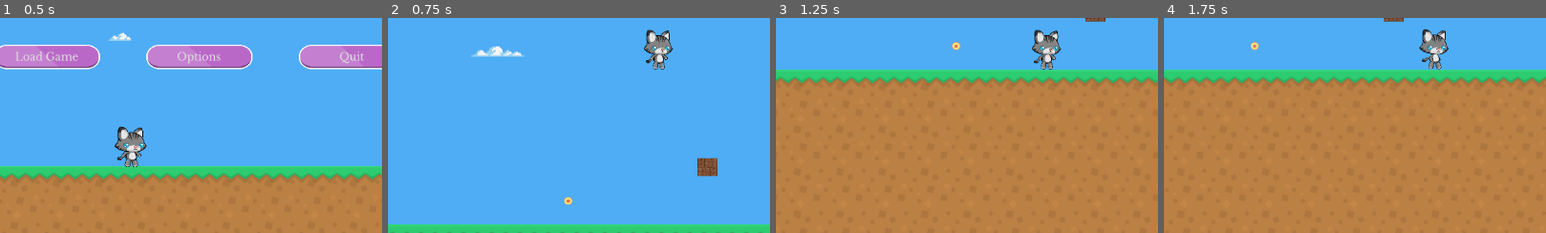
Above: before the commit, frames 1-4 (left to right).
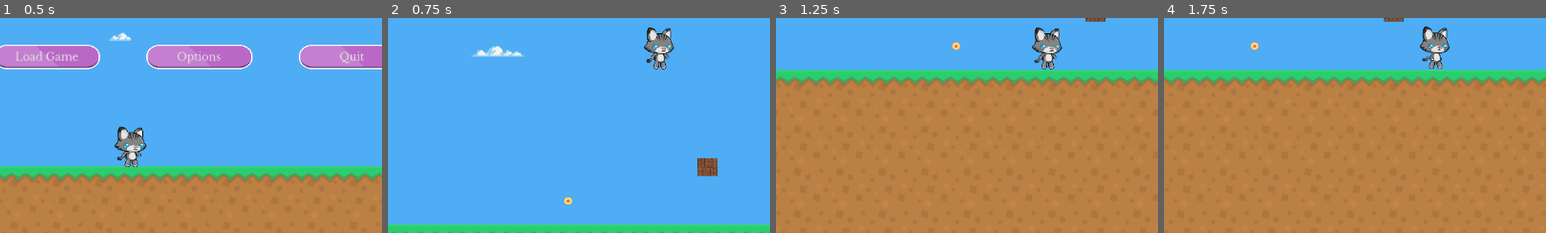
Above: after the commit, the same moments.

Repository: rukaiah-edhah/CodeRunner
Game: Godot game, scene res://scenes/menu.tscn
The game is run twice, just before and just after one commit, with the same random seed, the same clock (stepped at 60 frames per second) and the same inputs.
Inputs:
- Up to frame 1 (0.5 s): no input
- Up to frame 2 (0.75 s): click "New Game" at 0.5 s
- Up to frame 3 (1.25 s): no input
- Up to frame 4 (1.75 s): hold Right (move_right) from 1.28 s (still down); tap Space (jump) at 1.52 s
The pictures show only the part of the screen within x 33-83%, y 32-82%; the shares and areas given below are measured in that part.

Frame 1 is identical in both runs. In frame 2, 0.7% of the frame differs, in the area x 67-75%, y 4-24%; in frame 3, 0.7%; in frame 4, 0.7%.

Commit message:
Minor design change to coin bar

Diff:
--- a/scenes/player.tscn
+++ b/scenes/player.tscn
@@ -191,8 +191,8 @@
 shape = SubResource("CapsuleShape2D_wgc3y")
 
 [node name="AnimatedSprite2D" type="AnimatedSprite2D" parent="."]
-position = Vector2(212.063, -69)
-scale = Vector2(0.154751, 0.139241)
+position = Vector2(213.563, -70.9999)
+scale = Vector2(0.160285, 0.14768)
 sprite_frames = SubResource("SpriteFrames_fq2uv")
 animation = &"idle"
 frame_progress = 0.880363
